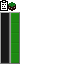
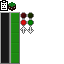
Layered file, before and after one edit (64x64). Changes by layer:
painted on "Background" over [20, 12, 34, 34]
